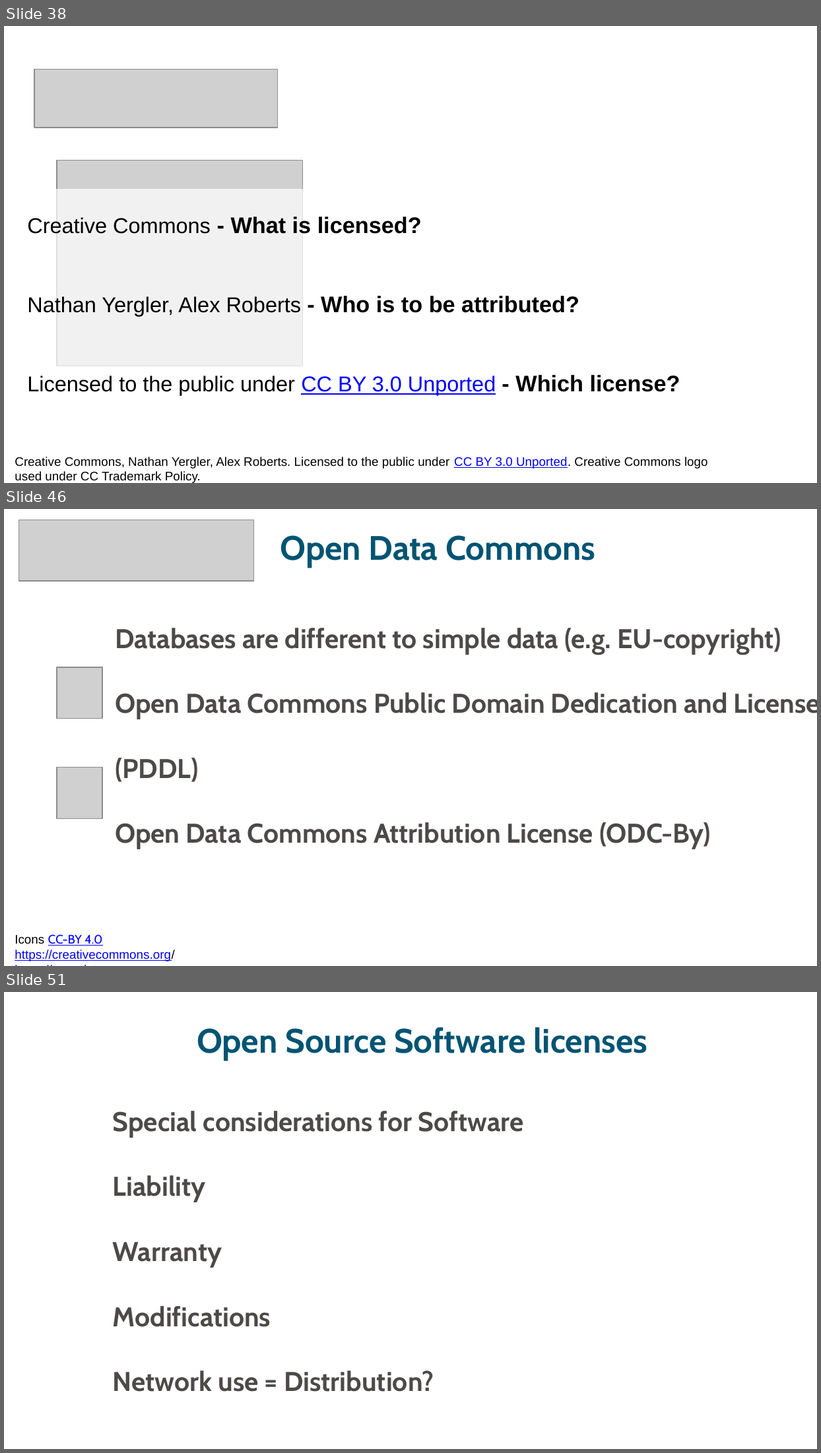
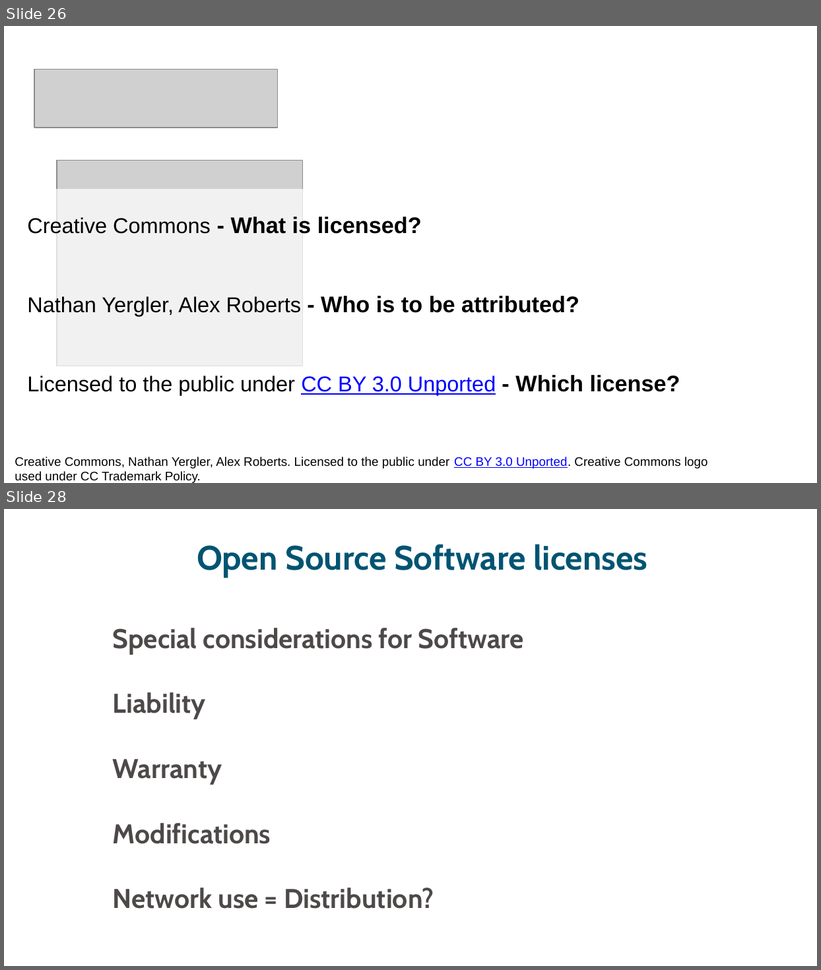
Before and after one commit to ELIXIR-Norway-Training/DMP-writing-workshop, a slide deck: 06_Licensing.odp. Shown one above the other, each under a label of ours: slides 38, 46 and 51 before the commit, slides 26 and 28 after it; the slides between them are not shown. The pictures are 821x1453 and 821x970 pixels, drawn with LibreOffice and Linux fonts; fonts in the diff are those of the drawing; grey boxes stand for pictures. Boxes give left, top, right and bottom in pixels: in the first picture for what was removed or moved away, otherwise in the second. Text is boxed around its words. In the diff, an @@ line names an element or a change of style, - is before the commit and + after.

```diff
--- a/06_Licensing.odp
+++ b/06_Licensing.odp
@@ slide 46 removed at (x1=4, y1=509, x2=817, y2=966), background #FFFFFF @@
@@ picture removed at (x1=19, y1=520, x2=253, y2=580) @@
@@ text removed at (x1=280, y1=535, x2=595, y2=567) @@
-Open Data Commons
@@ text removed at (x1=115, y1=628, x2=817, y2=850) @@
-Databases are different to simple data (e.g. EU-copyright)
-Open Data Commons Public Domain Dedication and License (PDDL)
-Open Data Commons Attribution License (ODC-By)
@@ picture removed at (x1=57, y1=667, x2=102, y2=719) @@
@@ picture removed at (x1=57, y1=768, x2=102, y2=819) @@
@@ text removed at (x1=15, y1=935, x2=174, y2=962) @@
-Icons CC-BY 4.0 https://creativecommons.org/
-https://opendatacommons.org
@@ what was slide 38 is now slide 26 @@
@@ what was slide 51 is now slide 28 @@
```
Also in this commit, not shown: 9 slides changed, 32 other slides removed, 1 other file.
